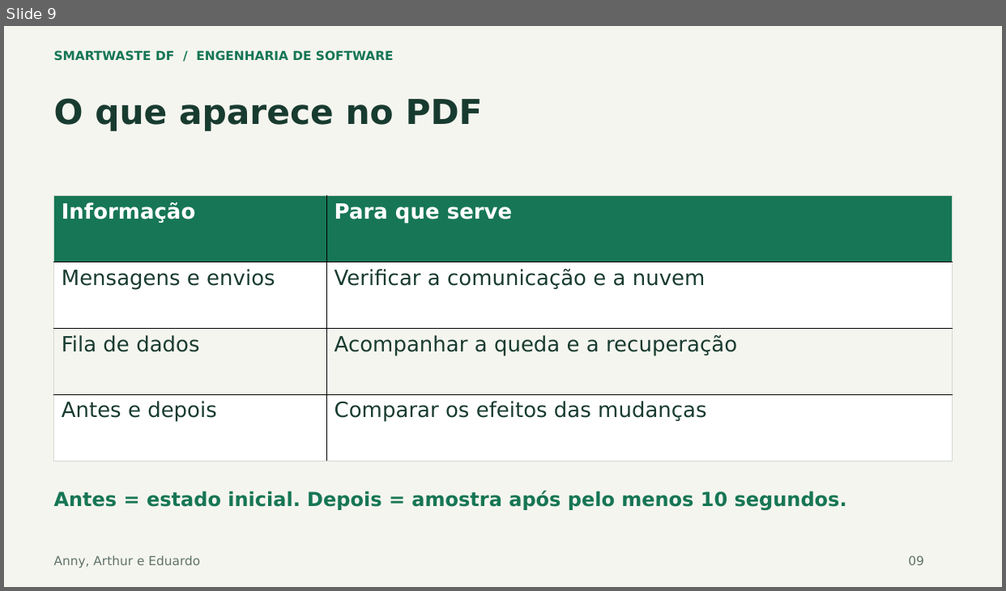
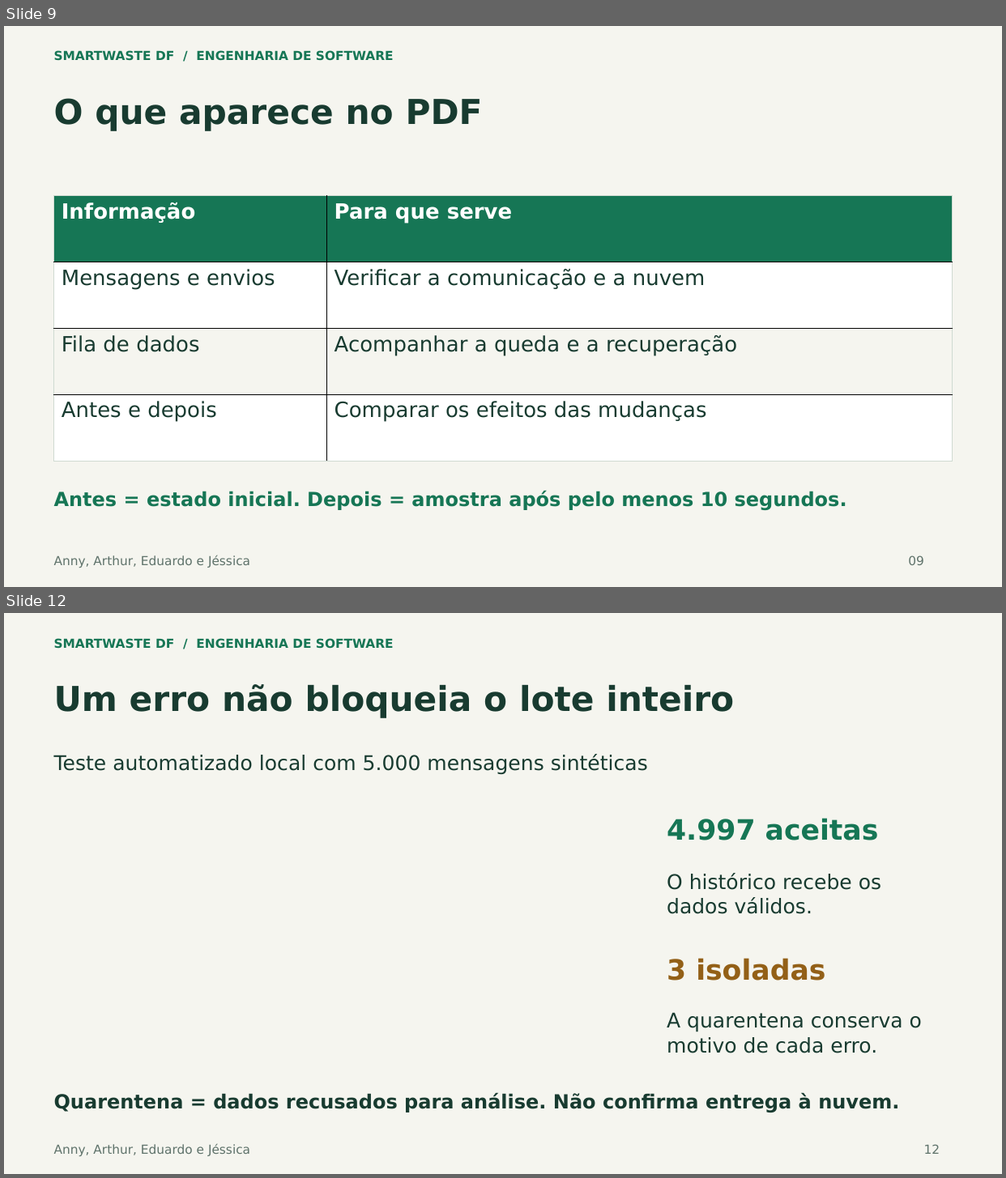
Before and after one commit to annygabb/IoT---Coleta, a slide deck: docs/entrega/SmartWaste_Apresentacao_Atualizada.pptx. Shown one above the other, each under a label of ours: slide 9 before the commit, slides 9 and 12 after it; the slides between them are not shown. The pictures are 1006x591 and 1006x1178 pixels, drawn with LibreOffice and Linux fonts; fonts in the diff are those of the drawing. Boxes give left, top, right and bottom in pixels: in the first picture for what was removed or moved away, otherwise in the second. Text is boxed around its words. In the diff, an @@ line names an element or a change of style, - is before the commit and + after.

Commit message:
feat: publica integração IoT, catálogo, quarentena e slides atualizados

```diff
--- a/docs/entrega/SmartWaste_Apresentacao_Atualizada.pptx
+++ b/docs/entrega/SmartWaste_Apresentacao_Atualizada.pptx
@@ slide 12 added at box(4, 613, 1002, 1174), background #F5F5EF @@
@@ text added at box(54, 638, 394, 649), 12 pt, text #167655, bold @@
+SMARTWASTE DF / ENGENHARIA DE SOFTWARE
@@ text added at box(54, 684, 734, 718), 33 pt, text #183B30, bold @@
+Um erro não bloqueia o lote inteiro
@@ text added at box(54, 754, 648, 774), 19.5 pt, text #183B30 @@
+Teste automatizado local com 5.000 mensagens sintéticas
@@ text added at box(667, 818, 879, 841), 27 pt, text #167655, bold @@
+4.997 aceitas
@@ text added at box(667, 873, 881, 914), 19.5 pt, text #183B30 @@
+O histórico recebe os dados válidos.
@@ text added at box(667, 958, 825, 981), 27 pt, text #936017, bold @@
+3 isoladas
@@ text added at box(667, 1012, 922, 1054), 19.5 pt, text #183B30 @@
+A quarentena conserva o motivo de cada erro.
@@ text added at box(54, 1093, 899, 1113), 18.8 pt, text #183B30, bold @@
+Quarentena = dados recusados para análise. Não confirma entrega à nuvem.
@@ text added at box(54, 1144, 250, 1157), 12 pt, text #5F736B @@
+Anny, Arthur, Eduardo e Jéssica
@@ text added at box(924, 1144, 940, 1154), 12 pt, text #5F736B @@
+12
@@ slide 9 changed as well @@
@@ text at box(54, 556, 250, 568): text changed @@
-Anny, Arthur e Eduardo
+Anny, Arthur, Eduardo e Jéssica
```
Also in this commit, not shown: 9 other slides changed, 3 other slides added, 56 other files.
